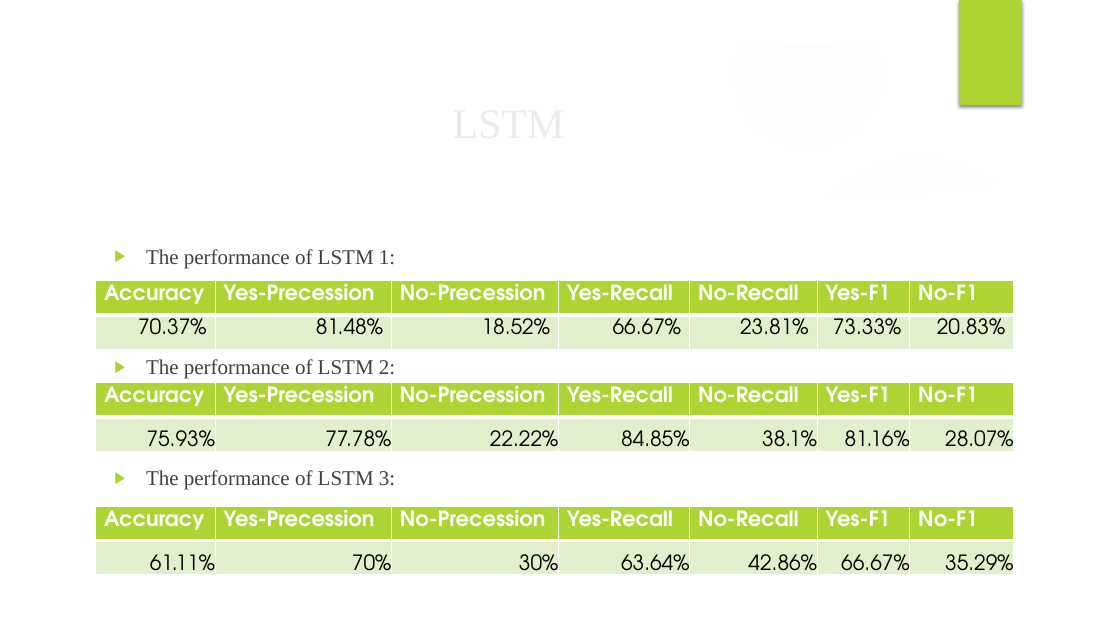
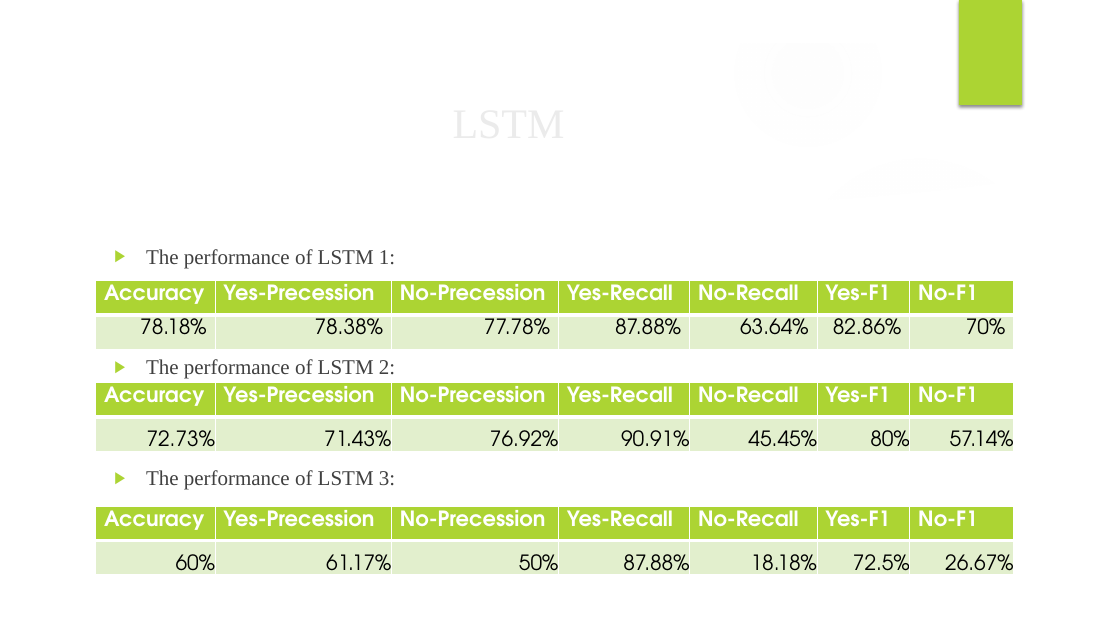
Before and after one commit to HiyoDannyHere/COMP472_A3, a slide deck: slide 6 of Tutorial-3-Presentation.pptx. Drawn at 1120x630 pixels with LibreOffice and Linux fonts; fonts in the diff are those of the drawing; background and template pictures are left out. Boxes give left, top, right and bottom in pixels: in the first picture for what was removed or moved away, otherwise in the second. Text is boxed around its words. In the diff, an @@ line names an element or a change of style, - is before the commit and + after.

```diff
--- a/Tutorial-3-Presentation.pptx
+++ b/Tutorial-3-Presentation.pptx
@@ table at (96,281,1014,349) @@
-row 2: 70.37% | 81.48% | 18.52% | 66.67% | 23.81% | 73.33% | 20.83%
+row 2: 78.18% | 78.38% | 77.78% | 87.88% | 63.64% | 82.86% | 70%
@@ table at (96,383,1014,461) @@
-row 2: 75.93% | 77.78% | 22.22% | 84.85% | 38.1% | 81.16% | 28.07%
+row 2: 72.73% | 71.43% | 76.92% | 90.91% | 45.45% | 80% | 57.14%
@@ table at (96,507,1014,584) @@
-row 2: 61.11% | 70% | 30% | 63.64% | 42.86% | 66.67% | 35.29%
+row 2: 60% | 61.17% | 50% | 87.88% | 18.18% | 72.5% | 26.67%
```
Also in this commit, not shown: 1 other slide changed.
